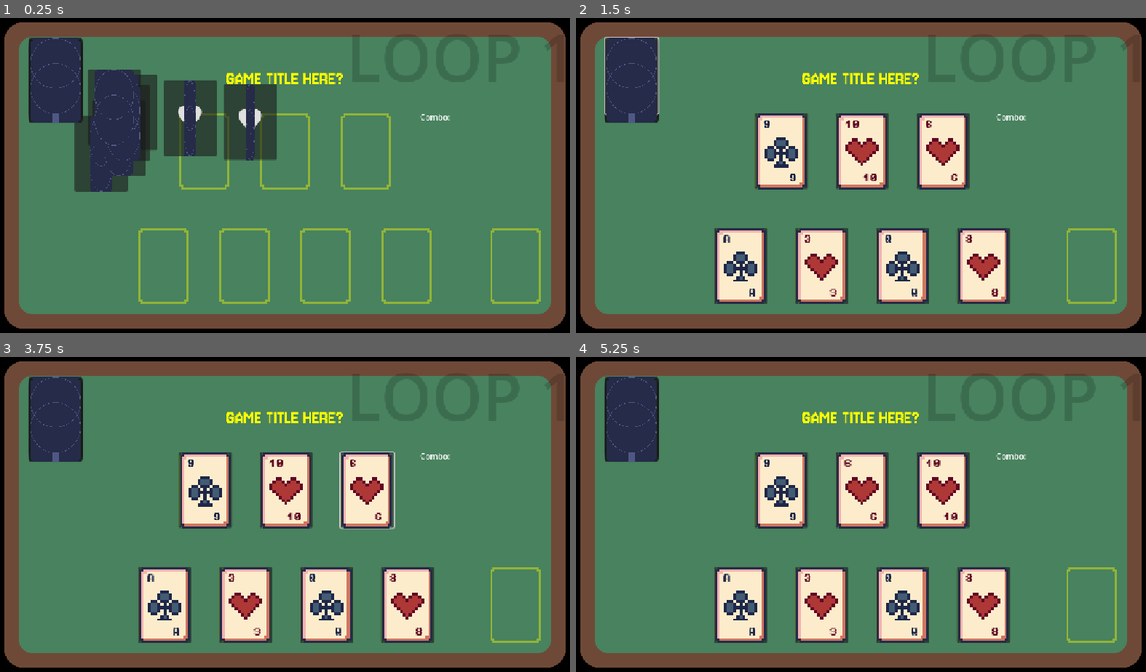
Above: before the commit, frames 1-4 (two rows, left to right).
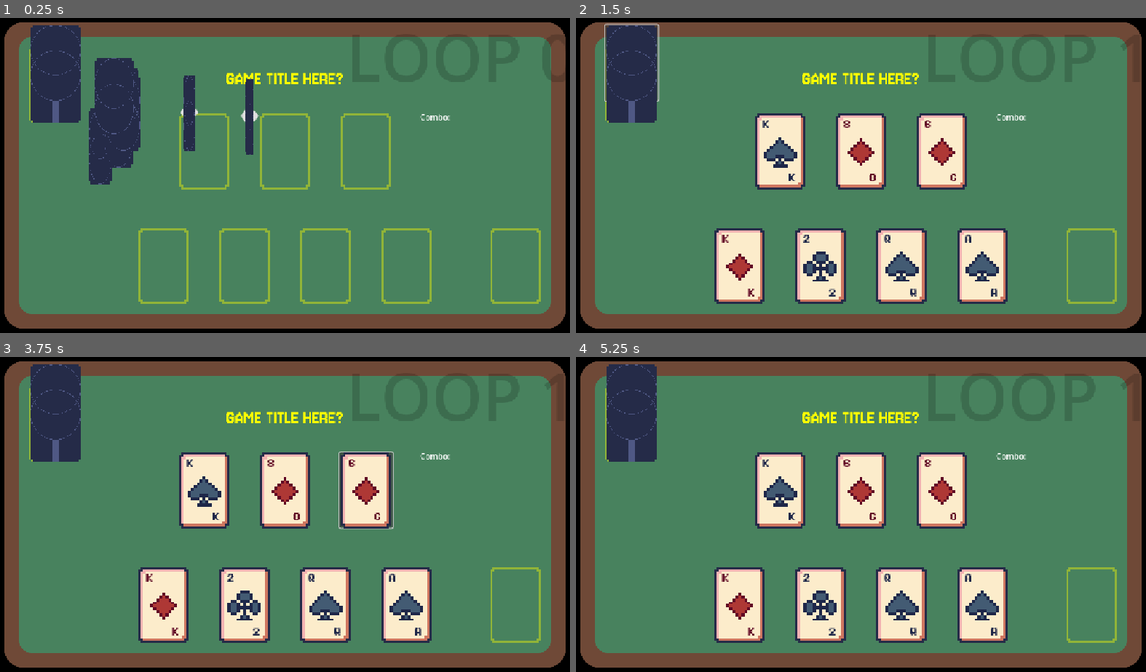
Above: after the commit, the same moments.

Repository: rajariandhana/GMTK-2025
Game: Godot game, scene res://game.tscn
Two runs of this game, one before a commit and one after it. Both use one fixed random seed, a clock stepped at 60 frames per second and the inputs below.
Inputs (mouse positions are in pixels of both pictures, inside the frame that each line leads up to):
- Up to frame 1 (0.25 s): no input
- Up to frame 2 (1.5 s): click "♠️" at 0.5 s; click "♠️" at 1.25 s
- Up to frame 3 (3.75 s): click "♠️" at 2 s; click "♠️" at 2.75 s; click (364, 489) at 3.5 s, where only the run before the commit has a clickable "♥️"
- Up to frame 4 (5.25 s): click "♠️" at 4.25 s; click (861, 489) at 5 s, where only the run before the commit has a clickable "♥️"

The runs differ from the first frame. In frame 1, 7.0% of the frame differs, in the area x 4-49%, y 2-56%; in frame 2, 5.3%; in frame 3, 5.3%; in frame 4, 5.3%.

Commit message:
bug fixes

Diff:
--- a/card.tscn
+++ b/card.tscn
@@ -6,6 +6,8 @@
 [ext_resource type="FontFile" uid="uid://xjcsbs3j5fpo" path="res://fonts/PixelOperator8-Bold.ttf" id="4_1i5pp"]
 [ext_resource type="Texture2D" uid="uid://dtc74taq8f8ww" path="res://Suit_Heart.png" id="5_fpac0"]
 [ext_resource type="AudioStream" uid="uid://cstoqmf0fi80y" path="res://sfx/card_click.mp3" id="6_1i5pp"]
+
+[sub_resource type="StyleBoxEmpty" id="StyleBoxEmpty_1i5pp"]
 
 [node name="Card" type="Button"]
 anchors_preset = -1
@@ -15,6 +17,7 @@
 offset_bottom = 0.311996
 grow_vertical = 2
 theme_override_font_sizes/font_size = 64
+theme_override_styles/normal = SubResource("StyleBoxEmpty_1i5pp")
 text = "♠️
 "
 script = ExtResource("1_kikvd")
--- a/game.gd
+++ b/game.gd
@@ -19,7 +19,7 @@
 
 
 
-var suits = ["♥️", "♣️"]#, "♦️", "♠️"]
+var suits = ["♥️", "♣️", "♦️", "♠️"]
 var current_loop = 1
 
 var card_vector2 = Vector2(-50, -75)
@@ -73,21 +73,21 @@
 
 func state_machine(state):
 	if state == State.LOOP_ENDED:
-		print('hey')
 		state_label.text = ""
 		state = State.SHUFFLING
 		await loop_deck()
 		current_loop += 1
-	if state == State.DEAD_END:
-		state_label.text = "DEAD END"
-		return
 	if state == State.SHUFFLE_FINISHED:
 		await updraw()
+	if state == State.DEAD_END:
+		$DeadEndLabel.visible = true
+		return
 	if state != State.IDLE:
 		return
 
 	state_label.text = "LOOP " + str(current_loop)
 	if board.get_child_count() < 3 and deck.get_child_count() == 0:
+		print('yay')
 		discard_many(hand.get_children())
 		discard_many(board.get_children())
 
@@ -105,7 +105,8 @@
 				deck.remove_child(card_from_deck)
 				board.add_child(card_from_deck)
 				var t : Tween = create_tween()
-				t.tween_property(card_from_deck, "position", get_viewport_rect().size / 2 + Vector2(-370, -100), 0.7)
+				card_from_deck.flip()
+				t.tween_property(card_from_deck, "position", get_viewport_rect().size / 2 + Vector2(-370, -100), 0.8)
 				await t.finished
 				break
 		await discard_many(board.get_children())
@@ -256,6 +257,8 @@
 		if trash.get_child_count() > 0:
 			all_available_cards.append(trash.get_child(trash.get_child_count() - 1))
 
+	if len(all_available_cards) < 6:
+		return false
 	var suit_counts := {}
 	for card in all_available_cards:
 		var suit = card.suit
--- a/game.tscn
+++ b/game.tscn
@@ -47,27 +47,27 @@
 [node name="BoardPositions" type="Node2D" parent="."]
 
 [node name="Board-1" type="Node2D" parent="BoardPositions"]
-position = Vector2(736, 276)
+position = Vector2(734, 276)
 
 [node name="Board-2" type="Node2D" parent="BoardPositions"]
-position = Vector2(576, 276)
+position = Vector2(574, 276)
 
 [node name="Board-3" type="Node2D" parent="BoardPositions"]
-position = Vector2(416, 276)
+position = Vector2(414, 276)
 
 [node name="HandPositions" type="Node2D" parent="."]
 
 [node name="Hand-1" type="Node2D" parent="HandPositions"]
-position = Vector2(336, 503)
+position = Vector2(334, 503)
 
 [node name="Hand-2" type="Node2D" parent="HandPositions"]
-position = Vector2(496, 503)
+position = Vector2(494, 503)
 
 [node name="Hand-3" type="Node2D" parent="HandPositions"]
-position = Vector2(656, 503)
+position = Vector2(654, 503)
 
 [node name="Hand-4" type="Node2D" parent="HandPositions"]
-position = Vector2(816, 503)
+position = Vector2(814, 503)
 
 [node name="SFX_Discard" type="AudioStreamPlayer2D" parent="."]
 stream = ExtResource("4_ryrav")
@@ -82,8 +82,23 @@
 grow_vertical = 2
 theme_override_colors/font_color = Color(0, 0, 0, 0.168627)
 theme_override_font_sizes/font_size = 128
-text = "LOOP 1"
+text = "LOOP 0"
 horizontal_alignment = 2
+
+[node name="DeadEndLabel" type="Label" parent="."]
+visible = false
+z_index = 1
+layout_mode = 1
+anchors_preset = 15
+anchor_right = 1.0
+anchor_bottom = 1.0
+grow_horizontal = 2
+grow_vertical = 2
+theme_override_colors/font_color = Color(0, 0, 0, 0.168627)
+theme_override_font_sizes/font_size = 196
+text = "DEAD END"
+horizontal_alignment = 2
+vertical_alignment = 1
 
 [node name="Discarded" type="AudioStreamPlayer" parent="."]
 stream = ExtResource("4_ryrav")
Not shown: 1 places in card.tscn that only renumber resources
